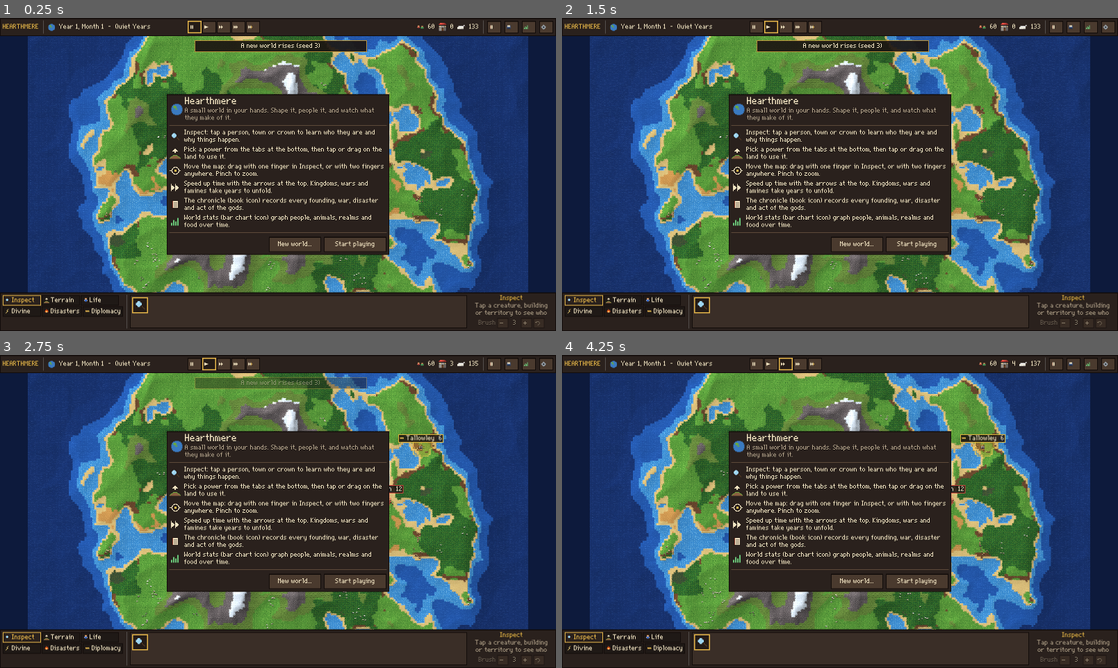
Above: before the commit, frames 1-4 (two rows, left to right).
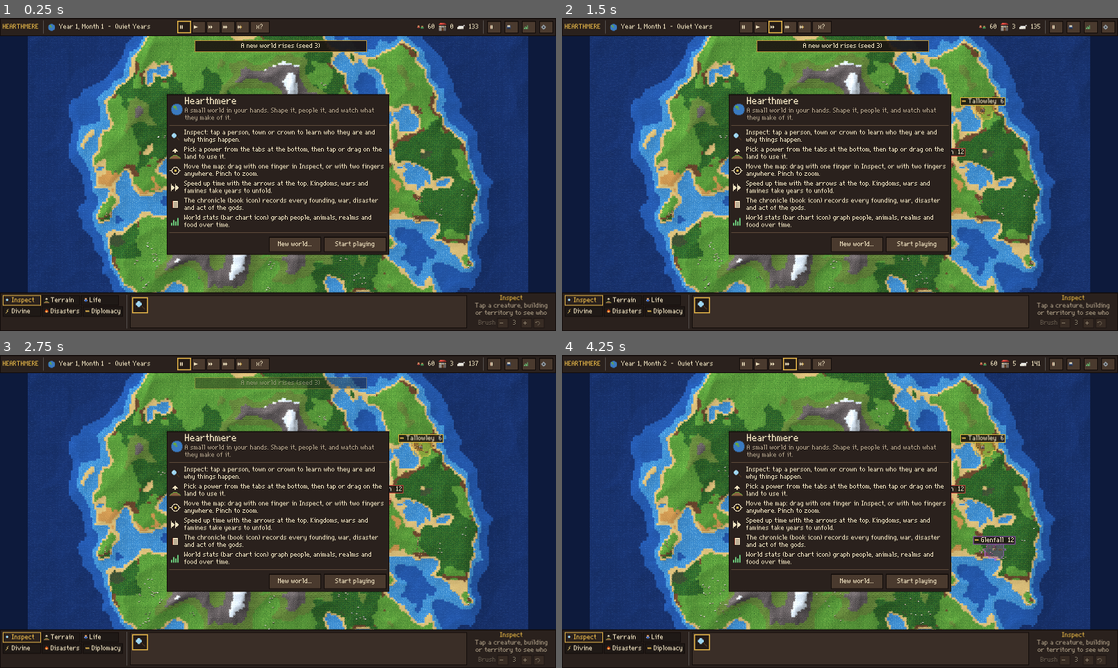
Above: after the commit, the same moments.

Repository: nearlyindifferent/Worldbox
Game: Godot game, scene res://scenes/main.tscn
Two runs of this game, one before a commit and one after it. Both use one fixed random seed, a clock stepped at 60 frames per second and the inputs below.
Inputs (mouse positions are in pixels of both pictures, inside the frame that each line leads up to):
- Up to frame 1 (0.25 s): no input
- Up to frame 2 (1.5 s): click (756, 27) at 0.52 s; click (773, 27) at 1.27 s
- Up to frame 3 (2.75 s): click (183, 364) at 2.02 s
- Up to frame 4 (4.25 s): click (762, 364) at 2.77 s; click (784, 364) at 3.52 s

The runs differ from the first frame. In frame 1, 0.3% of the frame differs, in the area x 31-49%, y 0-5%; in frame 2, 0.9%; in frame 3, 0.6%; in frame 4, 1.1%, in the area x 18-86%, y 0-88%.

Commit message:
Custom time speed from slow motion to x100
A new top-bar button opens a Custom speed panel: a slider over 16 stops
(x0.25 to x100) plus quick picks (x0.5, x20, x30, x50, x100). The choice
is saved in user://settings.cfg, survives pause/resume, and above x10 the
frame may spend up to 24 ms simulating. When the device cannot keep up,
the panel (and the top bar on wide screens) shows the speed actually
achieved. The top bar was tightened so everything still fits at 1180x820,
1024x768 and 820x1180. Tests: tests/unit/test_speed.gd.

Co-Authored-By: Claude Opus 5.5 <noreply@anthropic.com>
Claude-Session: https://claude.ai/code/session_01XE5R78pzm2itwZE2NTeysj

Diff:
--- a/src/game/game.gd
+++ b/src/game/game.gd
@@ -13,6 +13,10 @@
 const SPEEDS := [0, 1, 2, 5, 10]
 const SPEED_ICONS := ["pause", "play", "fast", "faster", "fastest"]
 const FRAME_SIM_BUDGET_MS := 14.0
+## At custom speeds above 10x the frame may spend longer simulating (lower frame rate, more ticks).
+const FAST_SIM_BUDGET_MS := 24.0
+## Speeds the custom speed slider offers (multiples of normal speed).
+const CUSTOM_STOPS := [0.25, 0.5, 1, 2, 3, 5, 8, 10, 15, 20, 25, 30, 40, 50, 75, 100]
 const AUTOSAVE_YEARS := 10
 const MAX_BRUSH := 12
 
@@ -23,6 +27,10 @@
 var saves := SaveManager.new()
 var speed_index: int = 1
 var admin_speed: int = 0  ## admin override (ticks/sec multiplier), 0 = use SPEEDS
+var custom_speed := 25.0  ## the player's chosen custom multiplier (saved in settings)
+var using_custom := false
+## Speed the world actually ran at recently (x normal), for the top bar readout.
+var effective_speed := 0.0
 var power: String = "inspect"
 var brush_radius: int = 3
 var selected_unit: int = -1
@@ -79,6 +87,9 @@
 	camera.make_current()
 	add_child(sounds)
 	_load_audio_settings()
+	var cfg := ConfigFile.new()
+	if cfg.load(WelcomePanel.SETTINGS) == OK:
+		custom_speed = float(cfg.get_value("time", "custom_speed", custom_speed))
 	ui_layer.layer = 10
 	add_child(ui_layer)
 	ui = GameUi.new()
@@ -181,24 +192,54 @@
 func set_speed(i: int) -> void:
 	speed_index = clampi(i, 0, SPEEDS.size() - 1)
 	admin_speed = 0
+	using_custom = false
 	speed_changed.emit()
 
 
+## Runs the world at any multiple of normal speed (0.25x to 100x).
+func set_custom_speed(mult: float) -> void:
+	custom_speed = clampf(mult, CUSTOM_STOPS[0], CUSTOM_STOPS[CUSTOM_STOPS.size() - 1])
+	using_custom = true
+	admin_speed = 0
+	speed_index = maxi(1, speed_index)
+	var cfg := ConfigFile.new()
+	cfg.load(WelcomePanel.SETTINGS)
+	cfg.set_value("time", "custom_speed", custom_speed)
+	cfg.save(WelcomePanel.SETTINGS)
+	speed_changed.emit()
+
+
+func is_paused() -> bool:
+	return speed_index == 0 and not using_custom and admin_speed == 0
+
+
 func toggle_pause() -> void:
-	if speed_index == 0:
-		set_speed(_resume_speed)
+	if is_paused():
+		if _resume_custom:
+			set_custom_speed(custom_speed)
+		else:
+			set_speed(_resume_speed)
 	else:
 		_resume_speed = speed_index
+		_resume_custom = using_custom
 		set_speed(0)
 
 
 var _resume_speed := 1
+var _resume_custom := false
+
+
+## Requested speed as a multiple of normal speed.
+func requested_speed() -> float:
+	if admin_speed > 0:
+		return float(admin_speed)
+	if using_custom:
+		return custom_speed
+	return float(SPEEDS[speed_index])
 
 
 func ticks_per_second() -> float:
-	if admin_speed > 0:
-		return float(SimConst.TICKS_PER_SECOND * admin_speed)
-	return float(SimConst.TICKS_PER_SECOND * SPEEDS[speed_index])
+	return SimConst.TICKS_PER_SECOND * requested_speed()
 
 
 func _process(delta: float) -> void:
@@ -208,18 +249,22 @@
 	ticks_last_frame = 0
 	var t0 := Time.get_ticks_usec()
 	sim_lagging = false
+	var budget := FAST_SIM_BUDGET_MS if requested_speed() > 10.0 else FRAME_SIM_BUDGET_MS
 	if tps > 0.0:
 		_acc += delta * tps
 		while _acc >= 1.0:
 			sim.step()
 			_acc -= 1.0
 			ticks_last_frame += 1
-			if (Time.get_ticks_usec() - t0) / 1000.0 > FRAME_SIM_BUDGET_MS:
+			if (Time.get_ticks_usec() - t0) / 1000.0 > budget:
 				# Simulation cannot keep up: run slower instead of skipping logic.
 				sim_lagging = _acc >= 1.0
 				_acc = minf(_acc, 1.0)
 				break
 	sim_ms_last_frame = (Time.get_ticks_usec() - t0) / 1000.0
+	if delta > 0.0:
+		var now_speed := float(ticks_last_frame) / delta / SimConst.TICKS_PER_SECOND
+		effective_speed = lerpf(effective_speed, now_speed, clampf(delta * 2.0, 0.0, 1.0))
 	if ticks_last_frame > 0 and sim.year() >= _last_autosave_year + AUTOSAVE_YEARS and _autosave_task < 0:
 		_last_autosave_year = sim.year()
 		_start_autosave()
--- a/src/ui/game_ui.gd
+++ b/src/ui/game_ui.gd
@@ -9,6 +9,7 @@
 var inspector: InspectorPanel
 var history: HistoryPanel
 var stats: StatsPanel
+var speed_panel: SpeedPanel
 var admin: AdminPanel
 var perf: PerfOverlay
 var menu: MenuPanel
@@ -75,6 +76,11 @@
 	admin.game = game
 	admin.visible = false
 	add_child(admin)
+
+	speed_panel = SpeedPanel.new()
+	speed_panel.game = game
+	speed_panel.visible = false
+	add_child(speed_panel)
 
 	menu = MenuPanel.new()
 	menu.game = game
--- /dev/null
+++ b/src/ui/speed_panel.gd
@@ -0,0 +1,103 @@
+class_name SpeedPanel
+extends PanelContainer
+## Custom time speed: a slider over Game.CUSTOM_STOPS (0.25x to 100x) plus quick
+## picks. Opened from the top bar's custom speed button.
+
+var game: Game
+var _slider := HSlider.new()
+var _value := Label.new()
+var _real := Label.new()
+
+
+static func label_for(mult: float) -> String:
+	if mult < 1.0:
+		return "x%s" % str(snappedf(mult, 0.01)).trim_suffix("0")
+	return "x%d" % roundi(mult)
+
+
+func _ready() -> void:
+	custom_minimum_size = Vector2(380, 0)
+	mouse_filter = Control.MOUSE_FILTER_STOP
+	var col := VBoxContainer.new()
+	col.add_theme_constant_override("separation", 8)
+	add_child(col)
+	var head := HBoxContainer.new()
+	var t := UiTheme.label("Custom speed", "TitleLabel")
+	t.size_flags_horizontal = Control.SIZE_EXPAND_FILL
+	head.add_child(t)
+	_value.theme_type_variation = "GoldLabel"
+	_value.add_theme_font_size_override("font_size", 28)
+	head.add_child(_value)
+	col.add_child(head)
+	_slider.min_value = 0
+	_slider.max_value = Game.CUSTOM_STOPS.size() - 1
+	_slider.step = 1
+	_slider.custom_minimum_size = Vector2(340, 40)
+	_slider.focus_mode = Control.FOCUS_NONE
+	_slider.value = _stop_index(game.custom_speed)
+	_slider.value_changed.connect(func(v: float) -> void:
+		game.set_custom_speed(Game.CUSTOM_STOPS[int(v)])
+		_refresh())
+	col.add_child(_slider)
+	var ends := HBoxContainer.new()
+	var lo := UiTheme.label("slow motion", "MutedLabel")
+	lo.size_flags_horizontal = Control.SIZE_EXPAND_FILL
+	ends.add_child(lo)
+	ends.add_child(UiTheme.label("very fast", "MutedLabel"))
+	col.add_child(ends)
+	var chips := HBoxContainer.new()
+	chips.add_theme_constant_override("separation", 6)
+	for m: float in [0.5, 20.0, 30.0, 50.0, 100.0]:
+		var b := Button.new()
+		b.text = label_for(m)
+		b.focus_mode = Control.FOCUS_NONE
+		b.custom_minimum_size = Vector2(60, 40)
+		b.pressed.connect(func() -> void:
+			game.set_custom_speed(m)
+			_slider.set_value_no_signal(_stop_index(m))
+			_refresh())
+		chips.add_child(b)
+	col.add_child(chips)
+	_real.theme_type_variation = "MutedLabel"
+	_real.autowrap_mode = TextServer.AUTOWRAP_WORD_SMART
+	_real.custom_minimum_size = Vector2(340, 0)
+	col.add_child(_real)
+	var done := Button.new()
+	done.text = "Done"
+	done.focus_mode = Control.FOCUS_NONE
+	done.custom_minimum_size = Vector2(0, 40)
+	done.pressed.connect(func() -> void: visible = false)
+	col.add_child(done)
+	_refresh()
+
+
+static func _stop_index(mult: float) -> int:
+	var best := 0
+	for k in Game.CUSTOM_STOPS.size():
+		if absf(float(Game.CUSTOM_STOPS[k]) - mult) < absf(float(Game.CUSTOM_STOPS[best]) - mult):
+			best = k
+	return best
+
+
+func open() -> void:
+	_slider.set_value_no_signal(_stop_index(game.custom_speed))
+	if not game.using_custom:
+		game.set_custom_speed(game.custom_speed)
+	visible = true
+	_refresh()
+
+
+func _refresh() -> void:
+	_value.text = label_for(game.custom_speed)
+
+
+func _process(_delta: float) -> void:
+	if not visible:
+		return
+	var vp := get_viewport_rect().size
+	size = get_combined_minimum_size()
+	position = Vector2(clampf((vp.x - size.x) * 0.5, 8.0, vp.x - size.x - 8.0), 60.0)
+	if game.using_custom and game.sim_lagging:
+		_real.text = "Your device is running the world at about %s, the most it can manage. Smaller worlds run faster." % label_for(maxf(game.effective_speed, 0.25))
+	else:
+		_real.text = "Time runs %s times as fast as normal." % label_for(game.custom_speed).trim_prefix("x") if game.custom_speed >= 1.0 else "Slow motion: time runs at %s of normal speed." % label_for(game.custom_speed).trim_prefix("x")
--- a/src/ui/top_bar.gd
+++ b/src/ui/top_bar.gd
@@ -14,6 +14,7 @@
 var _title_sep: VSeparator
 var _animal_icon: Control
 var _narrow := false
+var _custom_btn := Button.new()
 
 
 func _ready() -> void:
@@ -44,6 +45,19 @@
 		b.focus_mode = Control.FOCUS_NONE
 		speeds.add_child(b)
 		_speed_buttons.append(b)
+	# Custom speed: any multiple from slow motion to 100x, set in a small panel.
+	_custom_btn.theme_type_variation = "ToolButton"
+	_custom_btn.toggle_mode = true
+	_custom_btn.focus_mode = Control.FOCUS_NONE
+	_custom_btn.custom_minimum_size = Vector2(56, 36)
+	_custom_btn.tooltip_text = "Custom speed (slow motion to x100)"
+	_custom_btn.pressed.connect(func() -> void:
+		if game.ui.speed_panel.visible:
+			game.ui.speed_panel.visible = false
+		else:
+			game.ui.speed_panel.open()
+		_sync_speed())
+	speeds.add_child(_custom_btn)
 	row.add_child(speeds)
 	_lag.text = ""
 	_lag.theme_type_variation = "MutedLabel"
@@ -81,12 +95,16 @@
 ## Drops the title and animal count and shortens the date on narrow screens.
 func _fit() -> void:
 	var w := get_viewport_rect().size.x
-	_narrow = w < 1000.0
-	_title.visible = w >= 1150.0
+	_narrow = w < 1100.0
+	_title.visible = w >= 1250.0
 	_title_sep.visible = _title.visible
 	_animal_icon.visible = not _narrow
 	_animals.visible = not _narrow
-	_date.custom_minimum_size = Vector2(130 if _narrow else 360, 0)
+	_lag.visible = w >= 1250.0
+	_date.custom_minimum_size = Vector2(110 if _narrow else 330, 0)
+	for b in _speed_buttons:
+		b.custom_minimum_size = Vector2(34 if _narrow else 40, 36)
+	_custom_btn.custom_minimum_size = Vector2(48 if _narrow else 56, 36)
 	_timer = 1.0
 
 
@@ -97,7 +115,9 @@
 
 func _sync_speed() -> void:
 	for k in _speed_buttons.size():
-		_speed_buttons[k].set_pressed_no_signal(k == game.speed_index and game.admin_speed == 0)
+		_speed_buttons[k].set_pressed_no_signal(k == game.speed_index and game.admin_speed == 0 and not game.using_custom)
+	_custom_btn.set_pressed_no_signal(game.using_custom)
+	_custom_btn.text = SpeedPanel.label_for(game.custom_speed) if game.using_custom else "x?"
 
 
 func _process(delta: float) -> void:
@@ -117,4 +137,7 @@
 	_pop.text = str(humans)
 	_cities.text = str(sim.cities.size())
 	_animals.text = str(sim.units.count - humans)
-	_lag.text = "sim slowed" if game.sim_lagging else ("x%d admin" % game.admin_speed if game.admin_speed > 0 else "")
+	if game.sim_lagging:
+		_lag.text = "running %s" % SpeedPanel.label_for(maxf(game.effective_speed, 0.25))
+	else:
+		_lag.text = ("x%d admin" % game.admin_speed) if game.admin_speed > 0 else ""
--- /dev/null
+++ b/tests/unit/test_speed.gd
@@ -0,0 +1,30 @@
+extends TestCase
+## Custom time speed (pure controller logic; no scene needed).
+
+
+func test_custom_speed_clamps_pauses_and_resumes() -> void:
+	var g := Game.new()
+	g.set_custom_speed(30.0)
+	assert_eq(g.requested_speed(), 30.0)
+	assert_eq(g.ticks_per_second(), 30.0 * SimConst.TICKS_PER_SECOND)
+	g.set_custom_speed(500.0)
+	assert_eq(g.requested_speed(), 100.0, "custom speed is capped at x100")
+	g.set_custom_speed(0.01)
+	assert_eq(g.requested_speed(), 0.25, "and floored at x0.25 (slow motion)")
+	g.set_custom_speed(50.0)
+	g.toggle_pause()
+	assert_true(g.is_paused())
+	assert_eq(g.ticks_per_second(), 0.0)
+	g.toggle_pause()
+	assert_eq(g.requested_speed(), 50.0, "unpausing returns to the custom speed")
+	g.set_speed(3)
+	assert_false(g.using_custom)
+	assert_eq(g.requested_speed(), 5.0, "preset buttons still work")
+	g.free()
+
+
+func test_speed_labels() -> void:
+	assert_eq(SpeedPanel.label_for(30.0), "x30")
+	assert_eq(SpeedPanel.label_for(0.5), "x0.5")
+	assert_eq(SpeedPanel.label_for(0.25), "x0.25")
+	assert_eq(SpeedPanel._stop_index(26.0), Game.CUSTOM_STOPS.find(25))
--- a/tools/capture.gd
+++ b/tools/capture.gd
@@ -10,6 +10,7 @@
 ##   key{key, ctrl?, shift?} | click{x,y,button?} (screen) | drag{x0,y0,x1,y1,button?} | hover{x,y}
 ##   panel{name: admin|history|perf|menu, on} | speed{i} | save{slot} | load{slot} | new_world{seed,size,shape}
 ##   admin_tab{index} | overlay{index} | print{what: perf|hash|stats|selection} | assert_panel{name, visible}
+##   custom_speed{value, panel} | world_age{id}
 ##   record_start{name} | record_stop  (saves every rendered frame; run godot with --fixed-fps 30)
 ##   brush may use {"city": index, "dx", "dy"} instead of x/y to target tiles near a city
 
@@ -211,6 +212,10 @@
 		"new_world":
 			game.new_world(int(st.get("seed", 1)), st.get("size", "medium"), st.get("shape", "island"))
 			await _frames(3)
+		"custom_speed":
+			game.set_custom_speed(float(st.get("value", 25)))
+			if bool(st.get("panel", true)):
+				game.ui.speed_panel.open()
 		"world_age":
 			game.sim.apply_command({"op": "set_world_age", "age": str(st.get("id", "winter"))})
 		"print":
--- /dev/null
+++ b/tools/scenarios/speed.json
@@ -0,0 +1,6 @@
+[
+  {"do": "frames", "n": 5},
+  {"do": "custom_speed", "value": 30},
+  {"do": "frames", "n": 90},
+  {"do": "shot", "name": "speed_panel"}
+]
Not shown, added: src/ui/speed_panel.gd.uid
Not shown, added: tests/unit/test_speed.gd.uid
